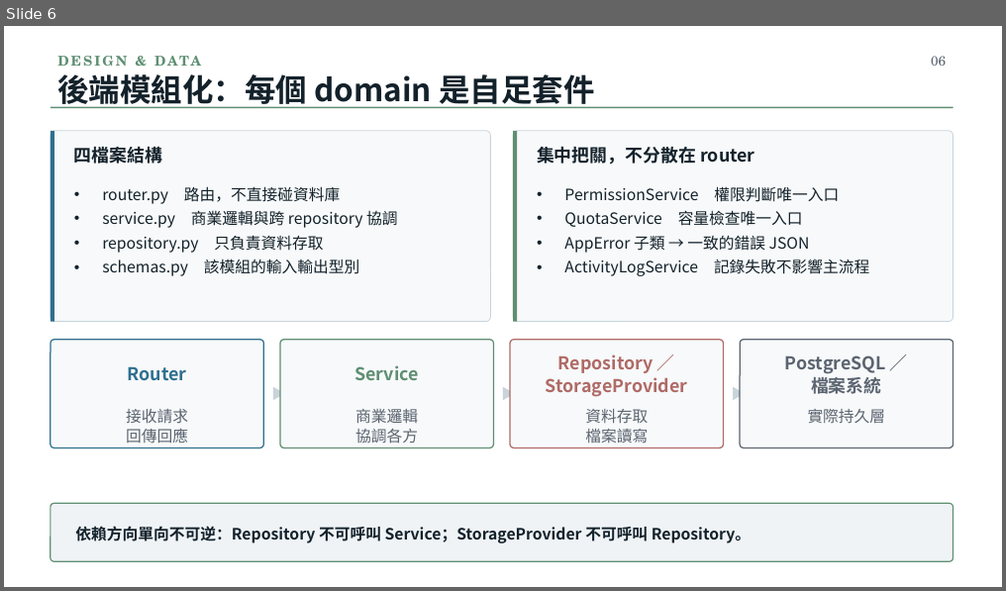
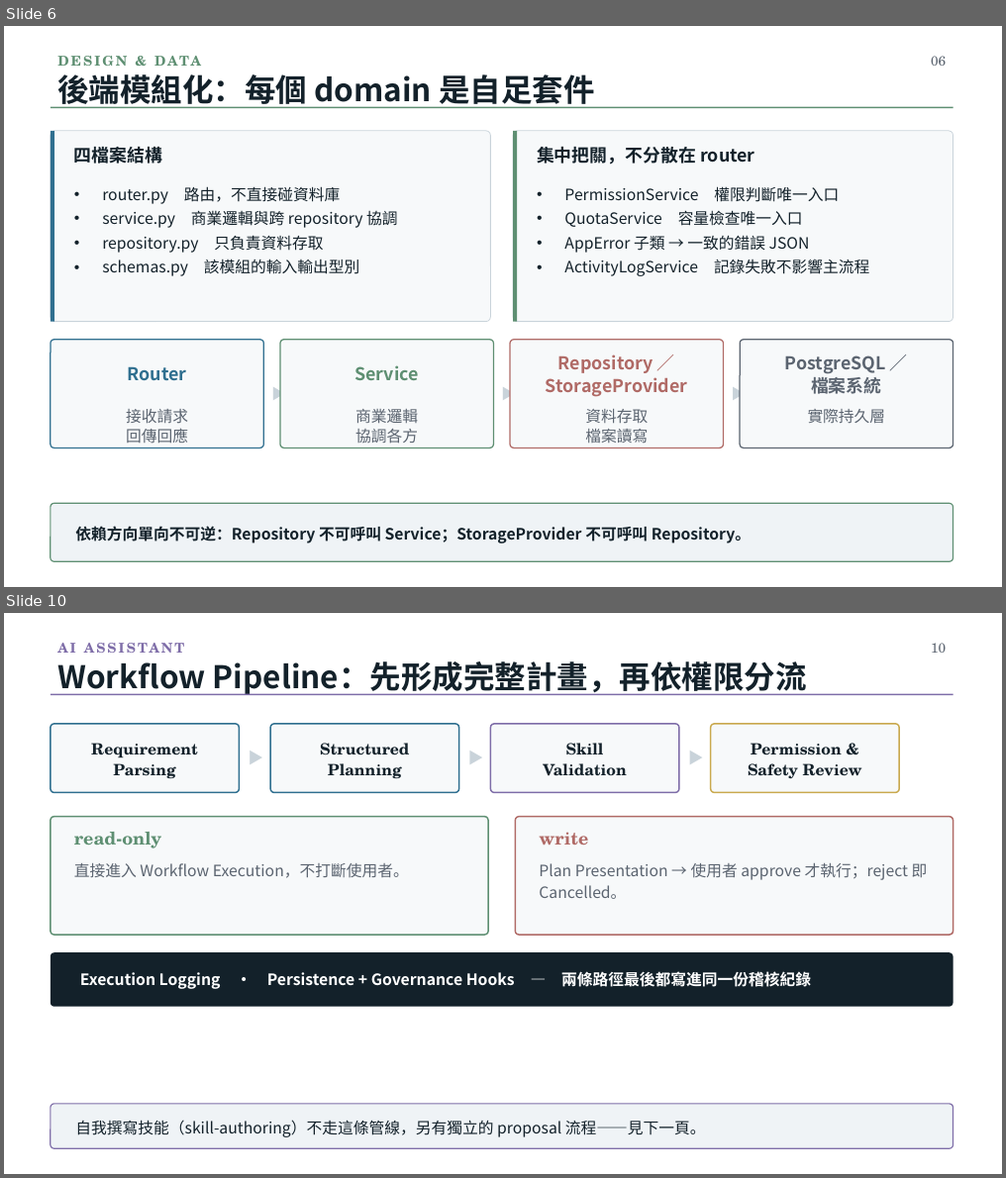
Before and after one commit to billwu101/CloudDrive, a slide deck: doc/ppt/CloudDrive_專題報告_v3.0.pptx. Shown one above the other, each under a label of ours: slide 6 before the commit, slides 6 and 10 after it; the slides between them are not shown. The pictures are 1006x591 and 1006x1178 pixels, drawn with LibreOffice and Linux fonts; fonts in the diff are those of the drawing. Boxes give left, top, right and bottom in pixels: in the first picture for what was removed or moved away, otherwise in the second. Text is boxed around its words. In the diff, an @@ line names an element or a change of style, - is before the commit and + after.

```diff
--- a/doc/ppt/CloudDrive_專題報告_v3.0.pptx
+++ b/doc/ppt/CloudDrive_專題報告_v3.0.pptx
@@ slide 10 added at (x1=4, y1=613, x2=1002, y2=1174), background #FFFFFF @@
@@ text added at (x1=57, y1=643, x2=184, y2=653), 13 pt, text #7E6DA8, bold @@
+AI ASSISTANT
@@ text added at (x1=57, y1=662, x2=807, y2=695), 30 pt, text #13212A, bold @@
+Workflow Pipeline：先形成完整計畫，再依權限分流
@@ text added at (x1=931, y1=643, x2=945, y2=653), 13 pt, text #5B6470 @@
+10
@@ rectangle added at (x1=51, y1=694, x2=953, y2=695), fill #7E6DA8 @@
@@ rounded rectangle added at (x1=51, y1=724, x2=239, y2=792), fill #F7F9FA, outline #2F6F8F 1.4 pt @@
@@ rounded rectangle added at (x1=270, y1=724, x2=459, y2=792), fill #F7F9FA, outline #2F6F8F 1.4 pt @@
@@ rounded rectangle added at (x1=491, y1=724, x2=679, y2=792), fill #F7F9FA, outline #7E6DA8 1.4 pt @@
@@ rounded rectangle added at (x1=711, y1=724, x2=899, y2=792), fill #F7F9FA, outline #C9A94E 1.4 pt @@
@@ text added at (x1=91, y1=743, x2=198, y2=778), 15 pt, text #13212A, bold @@
+Requirement
+Parsing
@@ text added at (x1=241, y1=744, x2=269, y2=773), 15 pt, text #C9D3DA @@
+▶
@@ text added at (x1=320, y1=743, x2=409, y2=778), 15 pt, text #13212A, bold @@
+Structured
+Planning
@@ text added at (x1=460, y1=744, x2=489, y2=773), 15 pt, text #C9D3DA @@
+▶
@@ text added at (x1=543, y1=743, x2=627, y2=776), 15 pt, text #13212A, bold @@
+Skill
+Validation
@@ text added at (x1=681, y1=744, x2=709, y2=773), 15 pt, text #C9D3DA @@
+▶
@@ text added at (x1=747, y1=743, x2=862, y2=779), 15 pt, text #13212A, bold @@
+Permission &
+Safety Review
@@ rounded rectangle added at (x1=51, y1=817, x2=488, y2=935), fill #F7F9FA, outline #5E8F72 1.4 pt @@
@@ rounded rectangle added at (x1=515, y1=817, x2=953, y2=935), fill #F7F9FA, outline #B06A66 1.4 pt @@
@@ text added at (x1=74, y1=832, x2=161, y2=849), 17 pt, text #5E8F72, bold @@
+read-only
@@ text added at (x1=539, y1=832, x2=588, y2=845), 17 pt, text #B06A66, bold @@
+write
@@ text added at (x1=74, y1=863, x2=409, y2=878), 15 pt, text #5B6470 @@
+直接進入 Workflow Execution，不打斷使用者。
@@ text added at (x1=539, y1=863, x2=928, y2=899), 15 pt, text #5B6470 @@
+Plan Presentation → 使用者 approve 才執行；reject 即 Cancelled。
@@ rounded rectangle added at (x1=51, y1=953, x2=953, y2=1007), fill #13212A @@
@@ text added at (x1=80, y1=971, x2=811, y2=989), 15 pt, text #FFFFFF, bold @@
+Execution Logging · Persistence + Governance Hooks — 兩條路徑最後都寫進同一份稽核紀錄
@@ rounded rectangle added at (x1=51, y1=1104, x2=953, y2=1149), fill #EFF3F6, outline #7E6DA8 1.1 pt @@
@@ text added at (x1=75, y1=1120, x2=706, y2=1138), 15 pt, text #13212A @@
+自我撰寫技能（skill-authoring）不走這條管線，另有獨立的 proposal 流程——見下一頁。
```
Also in this commit, not shown: 16 slides changed, 8 other slides added, 6 slides removed, 3 other files.
